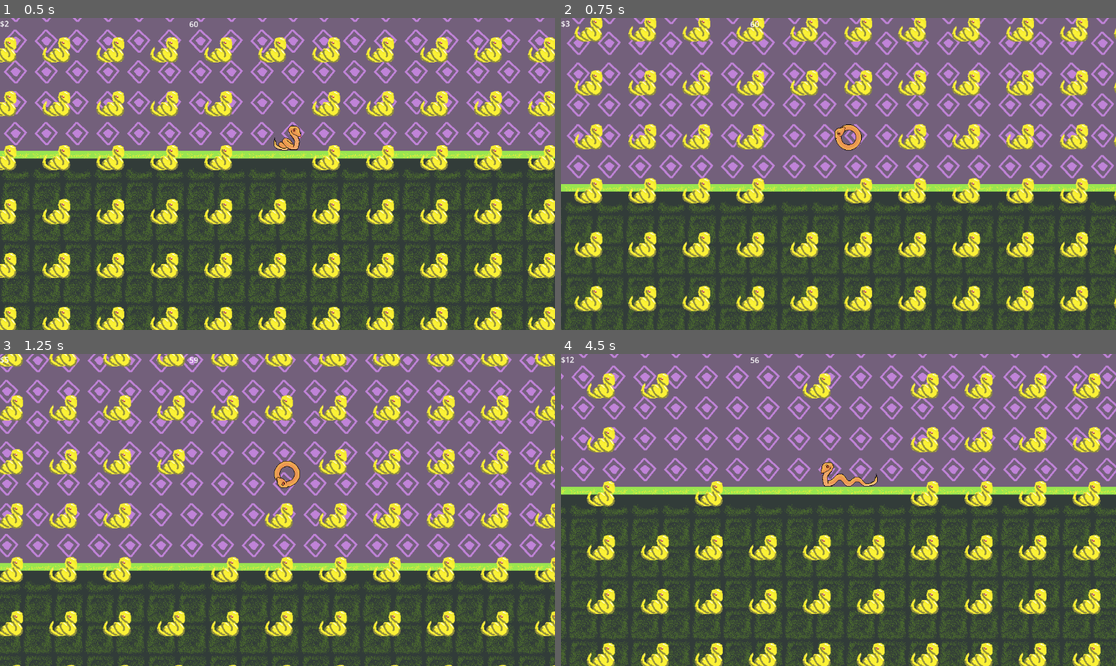
Above: before the commit, frames 1-4 (two rows, left to right).
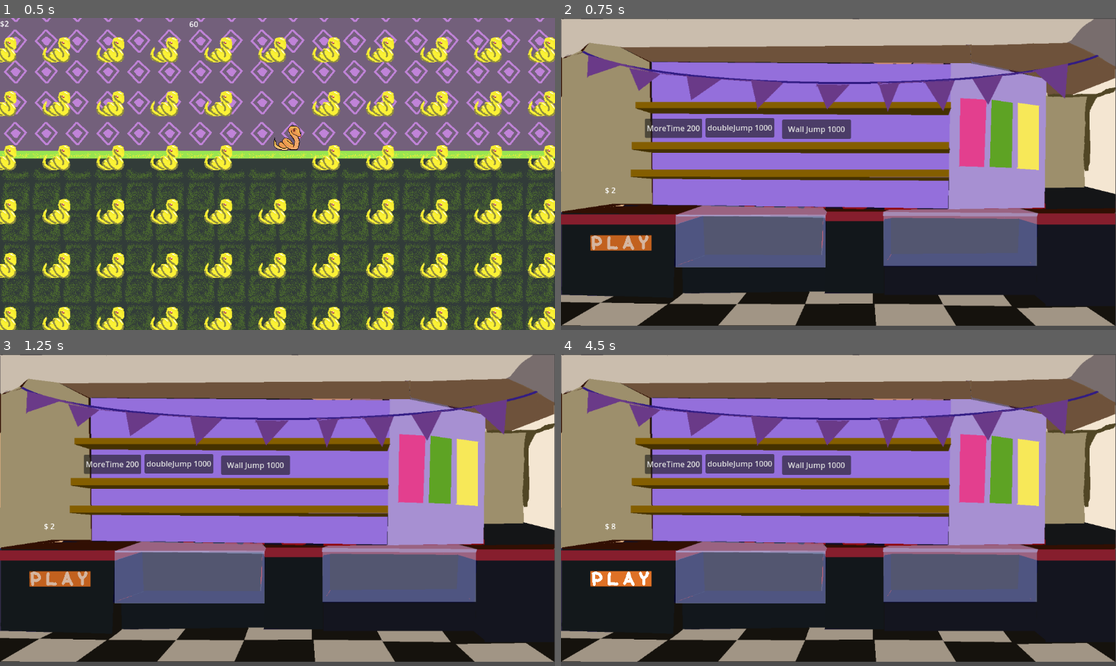
Above: after the commit, the same moments.

Repository: tgruenewald/LD58
Game: Godot game, scene res://scenes/maintest.tscn
Same seed, same stepped clock (60 frames per second), same inputs: the game is played once before the commit and once after it.
Inputs (mouse positions are in pixels of both pictures, inside the frame that each line leads up to):
- Up to frame 1 (0.5 s): no input
- Up to frame 2 (0.75 s): tap Enter (ui_accept) at 0.5 s; hold Right (ui_right) from 0.53 s (still down); hold R from 0.53 s (still down)
- Up to frame 3 (1.25 s): keep holding Right (ui_right); keep holding R; tap Enter (ui_accept) at 0.77, 0.8, 1.07 s
- Up to frame 4 (4.5 s): release Right (ui_right) at 1.25 s; release R at 1.25 s; click (816, 466) at 1.25 s, where only the run after the commit has a clickable "Wall Jump 1000"; click (622, 581) at 2.02 s; hold Right (ui_right) 2.78-3.5 s; tap Enter (ui_accept) at 2.85, 3.02, 3.32 s; tap R at 3.05 s; click (622, 581) at 3.52 s; hold Left (ui_left) from 4.28 s (still down); hold R from 4.28 s (still down)

Frame 1 is identical in both runs. In frame 2, 99% of the frame differs, in the area x 0-100%, y 0-100%; in frame 3, 98%; in frame 4, 99%.

Commit message:
walljump

Diff:
--- a/Scripts/arrow_head.gd
+++ b/Scripts/arrow_head.gd
@@ -6,6 +6,7 @@
 var baseJump = 1
 var jump
 @onready var animated_sprite: AnimatedSprite2D = $AnimatedSprite2D
+@onready var walljumptimer: Timer = $Walljumptimer
 
 func _ready() -> void:
 	jump = baseJump + Master.jumpAdd
@@ -21,7 +22,7 @@
 	if Input.is_action_just_pressed("ui_accept") and jump > 0:
 		velocity.y = JUMP_VELOCITY
 		jump -= 1
-		print(jump)
+		#print(jump)
 	if is_on_floor():
 		jump = baseJump + Master.jumpAdd
 	# Get the input direction and handle the movement/deceleration.
@@ -44,5 +45,28 @@
 	else:
 		velocity.x = move_toward(velocity.x, 0, SPEED)
 
+	if Input.is_key_pressed(KEY_R):
+		get_tree().change_scene_to_file("res://scenes/shop.tscn")
+	move_and_slide()
 
-	move_and_slide()
+
+
+func _on_walljumptimer_timeout() -> void:
+	jump -= 1
+	pass # Replace with function body.
+
+
+func _on_walldetectleft_body_entered(body: Node2D) -> void:
+	print("can walljump")
+	if Master.wallJump:
+		jump += 1
+		walljumptimer.start()
+	pass # Replace with function body.
+
+
+func _on_wall_detect_right_body_entered(body: Node2D) -> void:
+	print("can walljump")
+	if Master.wallJump:
+		jump += 1
+		walljumptimer.start()
+	pass # Replace with function body.
--- a/Scripts/master.gd
+++ b/Scripts/master.gd
@@ -4,6 +4,7 @@
 var timeAdd = 0
 var jumpHeightAdd = 0
 var jumpAdd = 0
+var wallJump = false
 func addPick ():
 	wallet += 1
 	#print(wallet)
--- a/Scripts/shop.gd
+++ b/Scripts/shop.gd
@@ -30,3 +30,10 @@
 		Master.spend(1000)
 		Master.jumpAdd += 1
 	pass # Replace with function body.
+
+
+func _on_wall_jump_pressed() -> void:
+	if Master.getWallet() >= 0:
+		Master.spend(0)
+		Master.wallJump = true
+	pass # Replace with function body.
--- a/scenes/arrow_head.tscn
+++ b/scenes/arrow_head.tscn
@@ -75,6 +75,9 @@
 "speed": 10.0
 }]
 
+[sub_resource type="CircleShape2D" id="CircleShape2D_j3byl"]
+radius = 12.0
+
 [node name="arrowHead" type="CharacterBody2D"]
 collision_layer = 2
 script = ExtResource("1_kq400")
@@ -88,3 +91,28 @@
 animation = &"Jump"
 autoplay = "default"
 frame_progress = 0.254185
+
+[node name="Walldetectleft" type="Area2D" parent="."]
+position = Vector2(-32, 0)
+collision_layer = 2
+
+[node name="Left" type="CollisionShape2D" parent="Walldetectleft"]
+position = Vector2(-13, 0)
+shape = SubResource("CircleShape2D_j3byl")
+
+[node name="WallDetectRight" type="Area2D" parent="."]
+position = Vector2(38, 0)
+collision_layer = 2
+
+[node name="Right" type="CollisionShape2D" parent="WallDetectRight"]
+position = Vector2(11, -1)
+shape = SubResource("CircleShape2D_j3byl")
+
+[node name="Walljumptimer" type="Timer" parent="."]
+wait_time = 0.3
+one_shot = true
+
+[connection signal="body_entered" from="Walldetectleft" to="." method="_on_walldetectleft_body_entered"]
+[connection signal="area_entered" from="WallDetectRight" to="." method="_on_wall_detect_right_area_entered"]
+[connection signal="body_entered" from="WallDetectRight" to="." method="_on_wall_detect_right_body_entered"]
+[connection signal="timeout" from="Walljumptimer" to="." method="_on_walljumptimer_timeout"]
--- a/scenes/collectable.tscn
+++ b/scenes/collectable.tscn
@@ -106,6 +106,7 @@
 }
 
 [node name="Collectable" type="Area2D"]
+collision_layer = 4
 collision_mask = 2
 script = ExtResource("1_ti8a4")
 
--- a/scenes/maintest.tscn
+++ b/scenes/maintest.tscn
@@ -1,10 +1,9 @@
-[gd_scene load_steps=12 format=4 uid="uid://cbyog2hsvus8d"]
+[gd_scene load_steps=11 format=4 uid="uid://cbyog2hsvus8d"]
 
 [ext_resource type="Texture2D" uid="uid://dvx08jag1l4h1" path="res://Sprites/tilemapfinal2.png" id="3_527u3"]
 [ext_resource type="PackedScene" uid="uid://b26a2c78hthis" path="res://scenes/arrow_head.tscn" id="3_yoalb"]
 [ext_resource type="PackedScene" uid="uid://bfoikpoco5b6b" path="res://scenes/death.tscn" id="4_lubut"]
 [ext_resource type="PackedScene" uid="uid://brst5tkn87c8w" path="res://scenes/goldmaker.tscn" id="5_lubut"]
-[ext_resource type="PackedScene" uid="uid://dtlacn76rjbe1" path="res://scenes/music.tscn" id="6_5chhc"]
 [ext_resource type="PackedScene" uid="uid://c5b6euyi44ilx" path="res://scenes/ui.tscn" id="7_rti3c"]
 
 [sub_resource type="TileSetAtlasSource" id="TileSetAtlasSource_yoalb"]
@@ -103,8 +102,6 @@
 
 [node name="Goldmaker" parent="." instance=ExtResource("5_lubut")]
 
-[node name="music" parent="." instance=ExtResource("6_5chhc")]
-
 [node name="UI" parent="." instance=ExtResource("7_rti3c")]
 
 [node name="death" parent="." instance=ExtResource("4_lubut")]
--- a/scenes/music.tscn
+++ b/scenes/music.tscn
@@ -5,4 +5,5 @@
 [node name="music" type="AudioStreamPlayer2D"]
 stream = ExtResource("1_05ggv")
 autoplay = true
+max_distance = 4096.0
 bus = &"music"
--- a/scenes/shop.tscn
+++ b/scenes/shop.tscn
@@ -72,9 +72,30 @@
 layout_mode = 2
 text = "doubleJump 1000"
 
+[node name="ColorRect4" type="ColorRect" parent="CanvasLayer"]
+offset_left = 450.0
+offset_top = 208.0
+offset_right = 490.0
+offset_bottom = 248.0
+color = Color(1, 1, 1, 0)
+
+[node name="MarginContainer" type="MarginContainer" parent="CanvasLayer/ColorRect4"]
+layout_mode = 0
+offset_left = 9.0
+offset_top = 3.0
+offset_right = 152.0
+offset_bottom = 43.0
+
+[node name="WallJump" type="Button" parent="CanvasLayer/ColorRect4/MarginContainer"]
+layout_mode = 2
+text = "Wall Jump 1000"
+
 [node name="Camera2D" type="Camera2D" parent="."]
 
 [connection signal="pressed" from="CanvasLayer/ColorRect/MarginContainer/Play" to="." method="_on_play_pressed"]
 [connection signal="pressed" from="CanvasLayer/ColorRect2/MarginContainer/moreTime" to="." method="_on_more_time_pressed"]
 [connection signal="pressed" from="CanvasLayer/ColorRect3/MarginContainer/DoubleJump" to="." method="_on_double_jump_pressed"]
 [connection signal="pressed" from="CanvasLayer/ColorRect3/MarginContainer/DoubleJump" to="." method="_on_more_time_pressed"]
+[connection signal="pressed" from="CanvasLayer/ColorRect4/MarginContainer/WallJump" to="." method="_on_double_jump_pressed"]
+[connection signal="pressed" from="CanvasLayer/ColorRect4/MarginContainer/WallJump" to="." method="_on_wall_jump_pressed"]
+[connection signal="pressed" from="CanvasLayer/ColorRect4/MarginContainer/WallJump" to="." method="_on_more_time_pressed"]
Not shown: 1 places in scenes/arrow_head.tscn that only renumber resources
